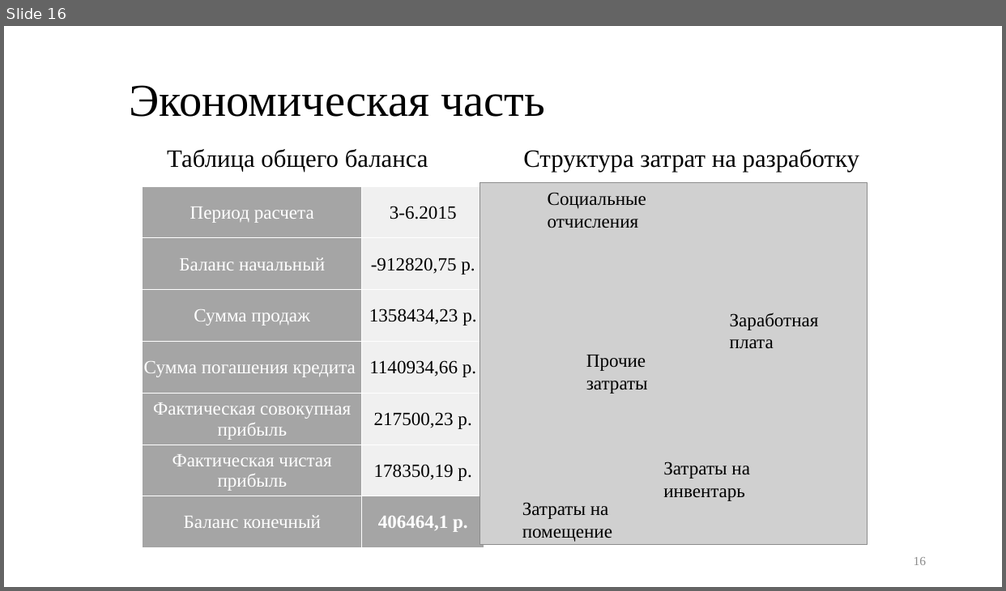
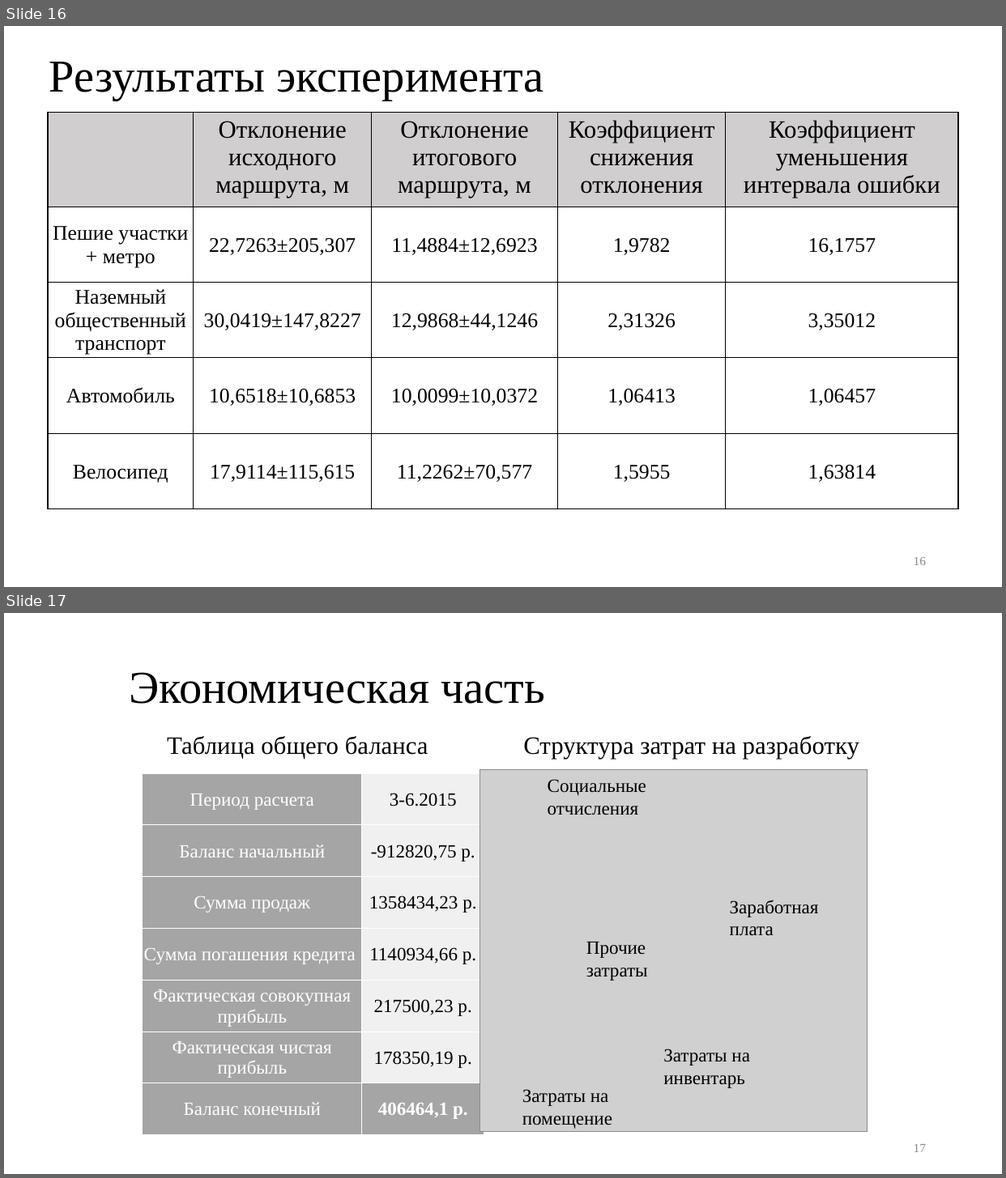
Before and after one commit to kaedvann/TrackFilter, a slide deck: docs/thesis/thesis.pptx. Shown one above the other, each under a label of ours: slide 16 before the commit, slides 16 and 17 after it. The pictures are 1006x591 and 1006x1178 pixels, drawn with LibreOffice and Linux fonts; fonts in the diff are those of the drawing; grey boxes stand for pictures. Boxes give left, top, right and bottom in pixels: in the first picture for what was removed or moved away, otherwise in the second. Text is boxed around its words. In the diff, an @@ line names an element or a change of style, - is before the commit and + after.

```diff
--- a/docs/thesis/thesis.pptx
+++ b/docs/thesis/thesis.pptx
@@ slide 16 added at (x1=4, y1=26, x2=1002, y2=587), background #FFFFFF @@
@@ title added at (x1=49, y1=62, x2=543, y2=101), 44 pt, text #000000 @@
+Результаты эксперимента
@@ table added at (x1=48, y1=113, x2=958, y2=513), 5 rows, 5 columns @@
+ | Отклонение исходного маршрута, м | Отклонение итогового маршрута, м | Коэффициент снижения отклонения | Коэффициент уменьшения интервала ошибки
+Пешие участки + метро | 22,7263±205,307 | 11,4884±12,6923 | 1,9782 | 16,1757
+Наземный общественный транспорт | 30,0419±147,8227 | 12,9868±44,1246 | 2,31326 | 3,35012
+Автомобиль | 10,6518±10,6853 | 10,0099±10,0372 | 1,06413 | 1,06457
+Велосипед | 17,9114±115,615 | 11,2262±70,577 | 1,5955 | 1,63814
@@ page number added at (x1=914, y1=557, x2=926, y2=565), 12 pt, text #8C8C8C @@
+16
@@ what was slide 16 is now slide 17 @@
@@ page number at (x1=914, y1=1144, x2=926, y2=1152): text changed @@
-16
+17
```
Also in this commit, not shown: 3 slides changed, 2 other slides added, 2 slides removed, 15 other files.
